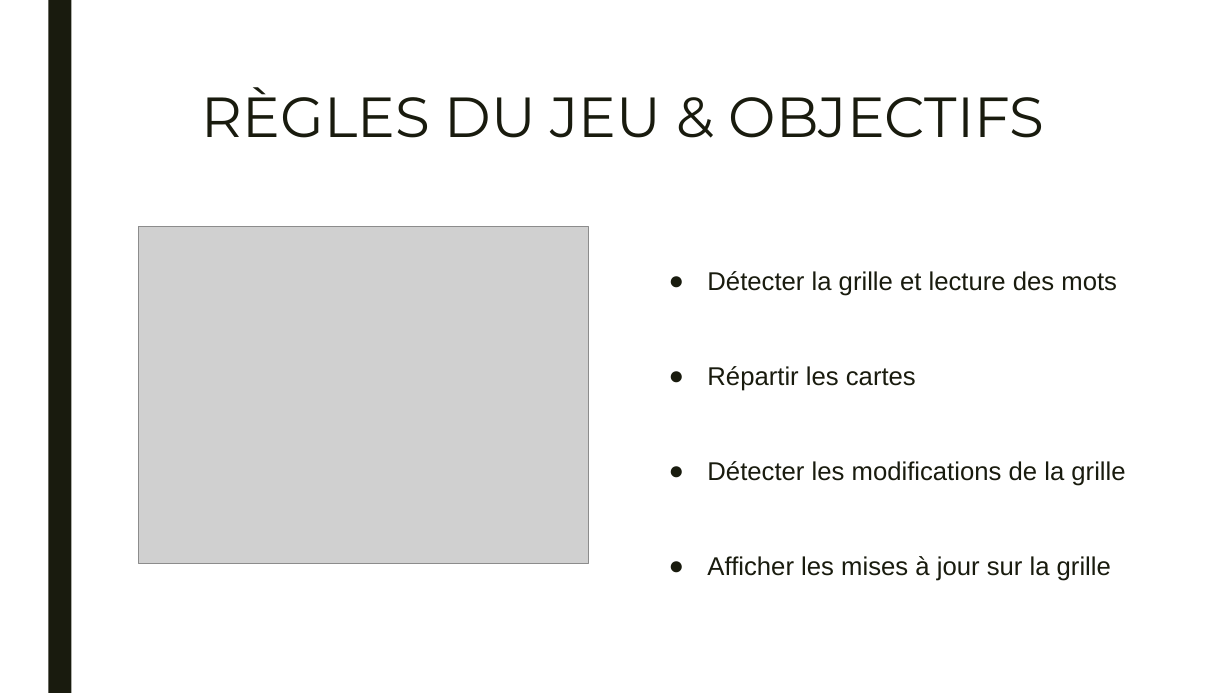
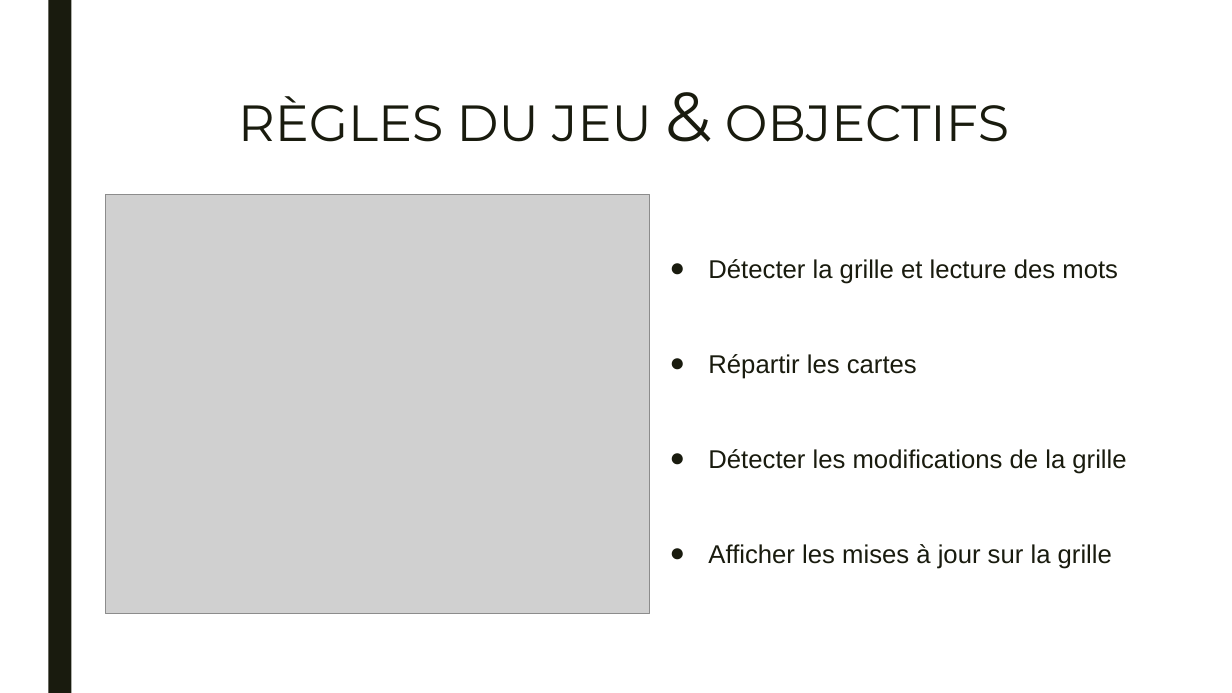
Before and after one commit to axmuris/ProjetCodenames, a slide deck: slide 2 of Oral/CodeNames.pptx. Drawn at 1232x693 pixels with LibreOffice and Linux fonts; fonts in the diff are those of the drawing; grey boxes stand for pictures; background and template pictures are left out. Boxes give left, top, right and bottom in pixels: in the first picture for what was removed or moved away, otherwise in the second. Text is boxed around its words. In the diff, an @@ line names an element or a change of style, - is before the commit and + after.

```diff
--- a/Oral/CodeNames.pptx
+++ b/Oral/CodeNames.pptx
@@ title "RÈGLES DU JEU & OBJECTIFS" at [238,96,1009,142]: size 44 to 39.6 pt; size 44 to 54 pt in "&" @@
@@ picture: place and size @@
-picture at [139,226,588,564]
+picture at [105,194,651,614]
@@ text "Détecter la grille et lecture ...": place and size @@
-text "Détecter la grille et lecture ..." at [707,271,1125,581]
+text "Détecter la grille et lecture ..." at [708,259,1126,569]
```
Also in this commit, not shown: 7 other slides changed, 16 other files.
